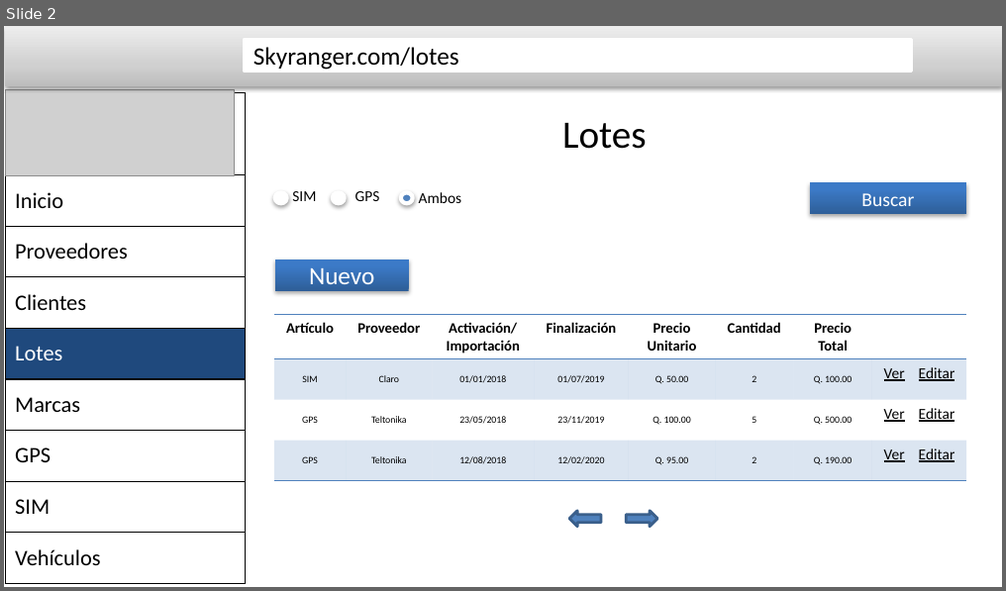
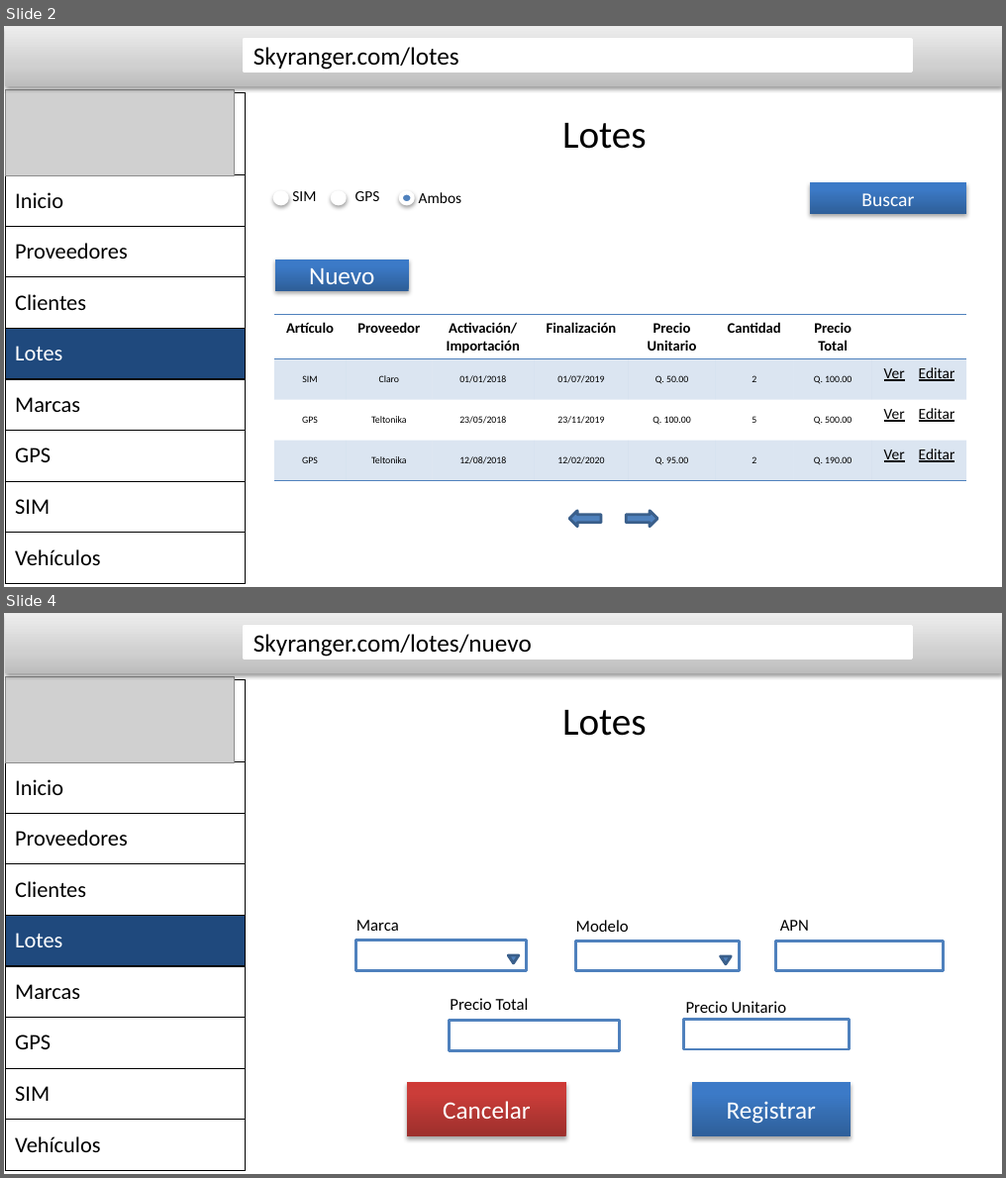
Before and after one commit to guillermopis/Proyecto_SKY_RANGER, a slide deck: documentos/DiseñoSkyRanger.pptx. Shown one above the other, each under a label of ours: slide 2 before the commit, slides 2 and 4 after it; the slides between them are not shown. The pictures are 1006x591 and 1006x1178 pixels, drawn with LibreOffice and Linux fonts; fonts in the diff are those of the drawing; grey boxes stand for pictures. Boxes give left, top, right and bottom in pixels: in the first picture for what was removed or moved away, otherwise in the second. Text is boxed around its words. In the diff, an @@ line names an element or a change of style, - is before the commit and + after.

```diff
--- a/documentos/DiseñoSkyRanger.pptx
+++ b/documentos/DiseñoSkyRanger.pptx
@@ slide 4 added at (x1=4, y1=613, x2=1002, y2=1174), background #FFFFFF @@
@@ rectangle added at (x1=5, y1=613, x2=1002, y2=673), fill gradient #BDBDBD to #D1D1D1 to #EEEEEE @@
@@ rectangle added at (x1=244, y1=627, x2=911, y2=658), fill #FFFFFF, outline #FFFFFF 2 pt, 18 pt, text #000000 @@
+Skyranger.com/lotes/nuevo
@@ table added at (x1=5, y1=680, x2=245, y2=1170), 9 rows, 1 columns @@
+
+Inicio
+Proveedores
+Clientes
+Lotes
+Marcas
+GPS
+SIM
+Vehículos
@@ picture added at (x1=5, y1=677, x2=234, y2=763) @@
@@ text added at (x1=562, y1=710, x2=647, y2=736), 28 pt, text #000000 @@
+Lotes
@@ text added at (x1=356, y1=920, x2=399, y2=931), 12 pt, text #000000 @@
+Marca
@@ text added at (x1=576, y1=920, x2=629, y2=932), 12 pt, text #000000 @@
+Modelo
@@ text added at (x1=780, y1=920, x2=809, y2=931), 12 pt, text #000000 @@
+APN
@@ rectangle added at (x1=356, y1=941, x2=527, y2=970), fill #FFFFFF, outline #4F81BD 2 pt @@
@@ triangle added at (x1=508, y1=956, x2=519, y2=963), fill #4F81BD, outline #3A5F8C 2 pt @@
@@ rectangle added at (x1=576, y1=941, x2=739, y2=970), fill #FFFFFF, outline #4F81BD 2 pt @@
@@ triangle added at (x1=721, y1=957, x2=732, y2=964), fill #4F81BD, outline #3A5F8C 2 pt @@
@@ rectangle added at (x1=776, y1=941, x2=944, y2=970), fill #FFFFFF, outline #4F81BD 2 pt @@
@@ text added at (x1=450, y1=998, x2=529, y2=1010), 12 pt, text #000000 @@
+Precio Total
@@ rectangle added at (x1=450, y1=1020, x2=620, y2=1051), fill #FFFFFF, outline #4F81BD 2 pt @@
@@ rectangle added at (x1=683, y1=1019, x2=848, y2=1049), fill #FFFFFF, outline #4F81BD 2 pt @@
@@ text added at (x1=686, y1=1001, x2=786, y2=1013), 12 pt, text #000000 @@
+Precio Unitario
@@ rectangle added at (x1=407, y1=1082, x2=566, y2=1137), fill gradient #9C2F2D to #CB3E3A to #CE3B37, 18 pt, text #FFFFFF @@
+Cancelar
@@ rectangle added at (x1=692, y1=1082, x2=850, y2=1137), fill gradient #2F5F99 to #3D7CC7 to #3A7CCB, 18 pt, text #FFFFFF @@
+Registrar
```
Also in this commit, not shown: 1 slide changed, 1 other slide added, 2 other files.
